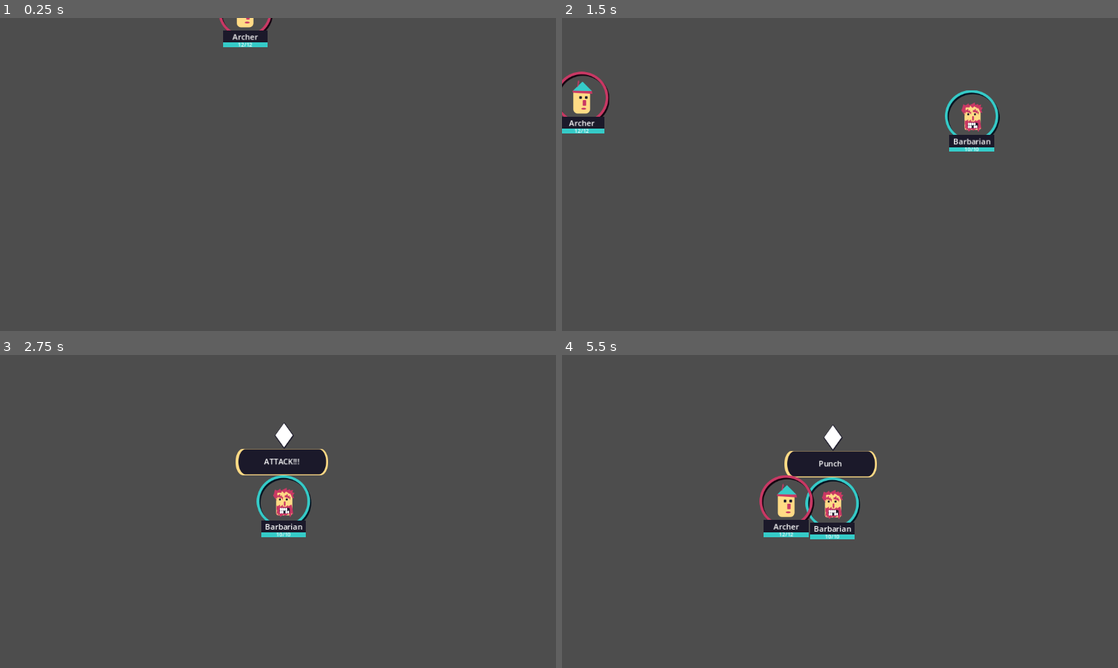
Above: before the commit, frames 1-4 (two rows, left to right).
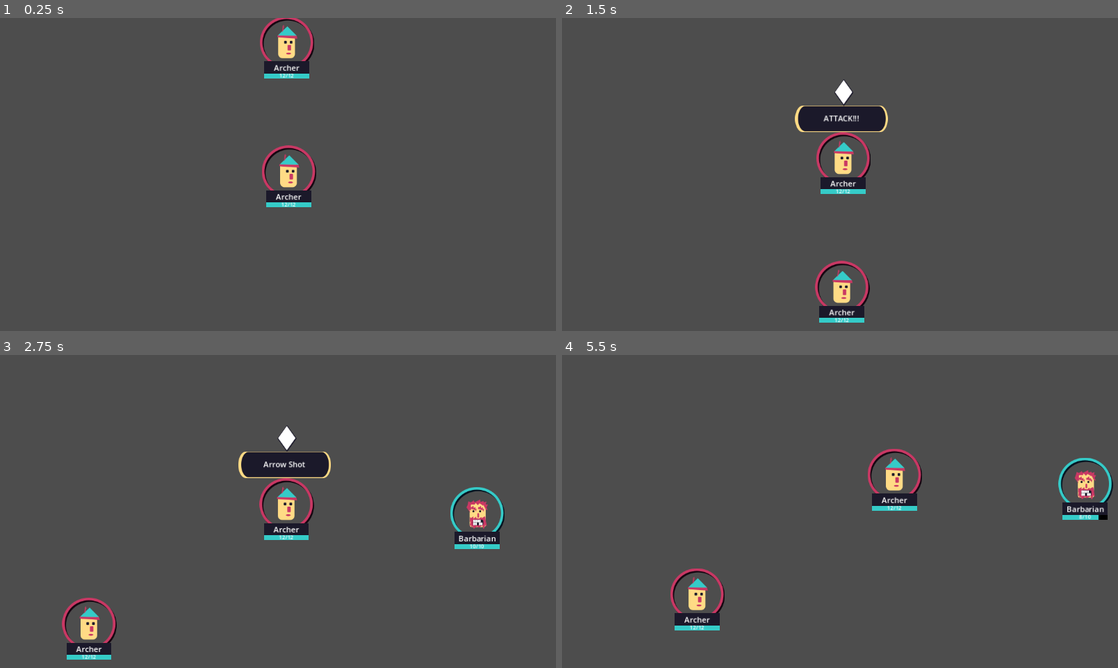
Above: after the commit, the same moments.

Repository: mathew-tran/mercmanager
Game: Godot game, scene res://Scenes/Main.tscn
The game is run twice, just before and just after one commit, with the same random seed, the same clock (stepped at 60 frames per second) and the same inputs.
Inputs:
- Up to frame 1 (0.25 s): no input
- Up to frame 2 (1.5 s): no input
- Up to frame 3 (2.75 s): no input
- Up to frame 4 (5.5 s): no input

The runs differ from the first frame. In frame 1, 2.5% of the frame differs, in the area x 39-57%, y 0-61%; in frame 2, 5.3%; in frame 3, 3.8%; in frame 4, 6.3%, in the area x 19-100%, y 22-88%.

Commit message:
show attack with effects

Diff:
--- a/Art/MercManagerExample.svg
+++ b/Art/MercManagerExample.svg
@@ -24,15 +24,15 @@
      inkscape:pagecheckerboard="0"
      inkscape:deskcolor="#d1d1d1"
      inkscape:document-units="mm"
-     inkscape:zoom="5.7370931"
-     inkscape:cx="534.24268"
-     inkscape:cy="-29.544579"
+     inkscape:zoom="2.8685466"
+     inkscape:cx="1322.9696"
+     inkscape:cy="-185.63408"
      inkscape:window-width="1920"
      inkscape:window-height="1001"
      inkscape:window-x="-7"
      inkscape:window-y="-7"
      inkscape:window-maximized="1"
-     inkscape:current-layer="layer1" /><defs
+     inkscape:current-layer="g29" /><defs
      id="defs1"><rect
        x="-65.887025"
        y="1010.9649"
@@ -42,6 +42,60 @@
      inkscape:label="Layer 1"
      inkscape:groupmode="layer"
      id="layer1"><rect
+       style="fill:#000000;fill-opacity:0;stroke:#ffffff;stroke-width:0.2;stroke-linecap:round;stroke-dasharray:none;stroke-opacity:0"
+       id="rect34"
+       width="29.515528"
+       height="29.515528"
+       x="327.67072"
+       y="-56.186089"
+       ry="0.45076281"
+       inkscape:export-filename="Projectiles\Punch.png"
+       inkscape:export-xdpi="96"
+       inkscape:export-ydpi="96" /><g
+       id="g29"
+       transform="translate(13.12279,1.0122132)"
+       style="stroke:#1b192a;stroke-opacity:1"><ellipse
+         style="fill:#1b192a;fill-opacity:1;stroke:#1b192a;stroke-width:0;stroke-linecap:round;stroke-opacity:1"
+         id="path37"
+         cx="328.35599"
+         cy="-42.623207"
+         rx="6.04146"
+         ry="5.6725154" /><rect
+         style="fill:#ffdb85;fill-opacity:1;stroke:#1b192a;stroke-width:0;stroke-linecap:round;stroke-opacity:1"
+         id="rect25"
+         width="5.7198806"
+         height="4.2899103"
+         x="325.50095"
+         y="-43.145214"
+         ry="0.17268707" /><rect
+         style="fill:#ffdb85;fill-opacity:1;stroke:#1b192a;stroke-width:0;stroke-linecap:round;stroke-opacity:1"
+         id="rect26"
+         width="1.5831811"
+         height="2.7577996"
+         x="325.51544"
+         y="-46.025772"
+         ry="0.24258421" /><rect
+         style="fill:#ffdb85;fill-opacity:1;stroke:#1b192a;stroke-width:0;stroke-linecap:round;stroke-opacity:1"
+         id="rect27"
+         width="1.5831811"
+         height="2.7577996"
+         x="327.45615"
+         y="-46.025772"
+         ry="0.24258421" /><rect
+         style="fill:#ffdb85;fill-opacity:1;stroke:#1b192a;stroke-width:0;stroke-linecap:round;stroke-opacity:1"
+         id="rect28"
+         width="1.5831811"
+         height="2.7577996"
+         x="329.49893"
+         y="-46.025772"
+         ry="0.24258421" /><rect
+         style="fill:#ffdb85;fill-opacity:1;stroke:#1b192a;stroke-width:0;stroke-linecap:round;stroke-opacity:1"
+         id="rect29"
+         width="1.5831811"
+         height="2.0261192"
+         x="331.52725"
+         y="-42.604794"
+         ry="0.17822343" /></g><rect
        style="fill:#1b192a;fill-opacity:1;stroke:#ffffff;stroke-width:0;stroke-linecap:round;stroke-opacity:1"
        id="rect12"
        width="8.8805456"
@@ -2660,4 +2714,44 @@
        height="7.979352"
        x="138.35907"
        y="123.31306"
-       transform="matrix(0.554367,-0.83227233,0.554367,0.83227233,0,0)" /></g></svg>
+       transform="matrix(0.554367,-0.83227233,0.554367,0.83227233,0,0)" /><g
+       id="g24"
+       transform="translate(-22.017502,9.8089934)"
+       inkscape:export-filename="Projectiles\Arrow.png"
+       inkscape:export-xdpi="96"
+       inkscape:export-ydpi="96"><rect
+         style="fill:#ffdb85;fill-opacity:1;stroke:#ffffff;stroke-width:0;stroke-linecap:round;stroke-opacity:0"
+         id="rect13"
+         width="9.4389439"
+         height="0.86937636"
+         x="319.45618"
+         y="-50.699463"
+         ry="0.049161162" /><path
+         id="rect14"
+         style="fill:#ffffff;fill-opacity:1;stroke:#ffffff;stroke-width:0;stroke-linecap:round;stroke-opacity:0"
+         d="m 328.66269,-51.807381 v 2.901909 l 1.33013,-1.330128 c 0.0669,-0.06688 0.0669,-0.174571 0,-0.241454 z" /><path
+         style="fill:#c93864;fill-opacity:1;stroke:#ffffff;stroke-width:0;stroke-linecap:round;stroke-opacity:0"
+         d="m 320.16601,-49.928266 -0.37324,0.02195 -0.54888,0.834293 0.59279,0.04391 z"
+         id="path15" /><path
+         style="fill:#c93864;fill-opacity:1;stroke:#ffffff;stroke-width:0;stroke-linecap:round;stroke-opacity:0"
+         d="m 320.91248,-49.928266 -0.37324,0.02195 -0.54888,0.834293 0.59279,0.04391 z"
+         id="path16" /><path
+         style="fill:#c93864;fill-opacity:1;stroke:#ffffff;stroke-width:0;stroke-linecap:round;stroke-opacity:0"
+         d="m 321.57113,-49.928266 -0.37324,0.02195 -0.54888,0.834293 0.59279,0.04391 z"
+         id="path17" /><path
+         style="fill:#c93864;fill-opacity:1;stroke:#ffffff;stroke-width:0;stroke-linecap:round;stroke-opacity:0"
+         d="m 320.16601,-50.696694 -0.37324,-0.02196 -0.54888,-0.834293 0.59279,-0.04391 z"
+         id="path18" /><path
+         style="fill:#c93864;fill-opacity:1;stroke:#ffffff;stroke-width:0;stroke-linecap:round;stroke-opacity:0"
+         d="m 320.91248,-50.696694 -0.37324,-0.02196 -0.54888,-0.834293 0.59279,-0.04391 z"
+         id="path23" /><path
+         style="fill:#c93864;fill-opacity:1;stroke:#ffffff;stroke-width:0;stroke-linecap:round;stroke-opacity:0"
+         d="m 321.57113,-50.696694 -0.37324,-0.02196 -0.54888,-0.834293 0.59279,-0.04391 z"
+         id="path24" /></g><rect
+       style="fill:#75ff9e;fill-opacity:0;stroke:#ffffff;stroke-width:0;stroke-linecap:round;stroke-opacity:0"
+       id="rect24"
+       width="29.633333"
+       height="29.633333"
+       x="287.8089"
+       y="-55.364075"
+       ry="0.34841171" /></g></svg>
--- /dev/null
+++ b/Prefabs/UI/Projectile.tscn
@@ -0,0 +1,8 @@
+[gd_scene load_steps=3 format=3 uid="uid://cruu5dqpy7re6"]
+
+[ext_resource type="Texture2D" uid="uid://6x1qee77mdlf" path="res://Art/Projectiles/Arrow.png" id="1_rypap"]
+[ext_resource type="Script" path="res://Scripts/Game/Projectile/Projectile.gd" id="2_32kgc"]
+
+[node name="Node2D" type="Sprite2D"]
+texture = ExtResource("1_rypap")
+script = ExtResource("2_32kgc")
--- a/Scenes/Main.tscn
+++ b/Scenes/Main.tscn
@@ -14,15 +14,24 @@
 
 [node name="Characters" type="Node2D" parent="BattleSystem"]
 
-[node name="Character" parent="BattleSystem/Characters" instance=ExtResource("1_x8yeu")]
-position = Vector2(835, -319)
-CharacterData = ExtResource("3_h4s07")
-
 [node name="Character7" parent="BattleSystem/Characters" instance=ExtResource("1_x8yeu")]
 position = Vector2(27, -357)
 CharacterData = ExtResource("2_y2y76")
 Team = 1
 
+[node name="Character8" parent="BattleSystem/Characters" instance=ExtResource("1_x8yeu")]
+position = Vector2(31, -90)
+CharacterData = ExtResource("2_y2y76")
+Team = 1
+
+[node name="Character" parent="BattleSystem/Characters" instance=ExtResource("1_x8yeu")]
+position = Vector2(835, -319)
+CharacterData = ExtResource("3_h4s07")
+
+[node name="Character2" parent="BattleSystem/Characters" instance=ExtResource("1_x8yeu")]
+position = Vector2(1141, 246)
+CharacterData = ExtResource("2_y2y76")
+
 [node name="Camera2D" type="Camera2D" parent="." groups=["FollowCamera"]]
 script = ExtResource("5_gxreo")
 
--- a/Scripts/Data/DataType/AttackMove.gd
+++ b/Scripts/Data/DataType/AttackMove.gd
@@ -3,3 +3,23 @@
 class_name AttackMove
 
 @export var BaseDamage = 1
+@export var HitAmount = 1
+
+func Execute(owner : Character, targets : Array[Character]):
+	for x in range(0, HitAmount):
+		for target in targets:
+			if HasMoveSucceeded():
+				await owner.get_tree().create_timer(.1).timeout
+				await owner.Speak("")
+				if is_instance_valid(Effect):
+					await Effect.PlayEffect(owner, target)
+				target.GetHealthComponent().TakeDamage(CalculateDamage(owner))
+				await target.get_tree().create_timer(.2).timeout
+			else:
+				await target.get_tree().create_timer(.2).timeout
+
+
+func CalculateDamage(owner: Character):
+	var damage = BaseDamage
+	damage += owner.CharacterData.StatValues.Damage
+	return damage
--- a/Scripts/Data/DataType/Move.gd
+++ b/Scripts/Data/DataType/Move.gd
@@ -7,12 +7,20 @@
 @export var MoveDescription = "MoveDecription"
 @export var MoveRange = 100
 @export var TimeToActive = .2
+@export var Effect : MoveEffect
+
+var Targets : Array[Character]
 
 signal MoveCompleted
+
+func AttemptToDoMove(owner : Character, targets : Array[Character]):
+	owner.Speak(Name)
+	await owner.get_tree().create_timer(1.2).timeout
+	await Execute(owner, targets)
 
 func HasMoveSucceeded():
 	var result = randf_range(0, 100)
 	return result <= PercentChance
 
-func Execute():
+func Execute(owner : Character, targets : Array[Character]):
 	pass
--- a/Scripts/Data/DataType/Move/AttackMove_ArrowShot.tres
+++ b/Scripts/Data/DataType/Move/AttackMove_ArrowShot.tres
@@ -1,12 +1,22 @@
-[gd_resource type="Resource" script_class="AttackMove" load_steps=2 format=3 uid="uid://dlpbobggkisw3"]
+[gd_resource type="Resource" script_class="AttackMove" load_steps=5 format=3 uid="uid://dlpbobggkisw3"]
 
+[ext_resource type="Texture2D" uid="uid://6x1qee77mdlf" path="res://Art/Projectiles/Arrow.png" id="1_7jcde"]
 [ext_resource type="Script" path="res://Scripts/Data/DataType/AttackMove.gd" id="1_pj41w"]
+[ext_resource type="Script" path="res://Scripts/Data/DataType/MoveEffect.gd" id="2_jdxjc"]
+
+[sub_resource type="Resource" id="Resource_dh360"]
+script = ExtResource("2_jdxjc")
+MoveImage = ExtResource("1_7jcde")
+Duration = 0.1
+SpawnType = 0
 
 [resource]
 script = ExtResource("1_pj41w")
-BaseDamage = 2
+BaseDamage = 1
+HitAmount = 3
 Name = "Arrow Shot"
 PercentChance = 60
 MoveDescription = "Shoots an arrow from a distance"
 MoveRange = 400
 TimeToActive = 0.5
+Effect = SubResource("Resource_dh360")
--- a/Scripts/Data/DataType/Move/AttackMove_Punch.tres
+++ b/Scripts/Data/DataType/Move/AttackMove_Punch.tres
@@ -1,12 +1,22 @@
-[gd_resource type="Resource" script_class="AttackMove" load_steps=2 format=3 uid="uid://n4wrttcj1v2m"]
+[gd_resource type="Resource" script_class="AttackMove" load_steps=5 format=3 uid="uid://n4wrttcj1v2m"]
 
+[ext_resource type="Texture2D" uid="uid://b0vrxq3mwb124" path="res://Art/Projectiles/Punch.png" id="1_jk2i4"]
 [ext_resource type="Script" path="res://Scripts/Data/DataType/AttackMove.gd" id="1_oft7b"]
+[ext_resource type="Script" path="res://Scripts/Data/DataType/MoveEffect.gd" id="2_qicx7"]
+
+[sub_resource type="Resource" id="Resource_qr27u"]
+script = ExtResource("2_qicx7")
+MoveImage = ExtResource("1_jk2i4")
+Duration = 0.3
+SpawnType = 1
 
 [resource]
 script = ExtResource("1_oft7b")
 BaseDamage = 2
+HitAmount = 2
 Name = "Punch"
 PercentChance = 80
 MoveDescription = "Punches the enemy"
 MoveRange = 100
 TimeToActive = 0.2
+Effect = SubResource("Resource_qr27u")
--- /dev/null
+++ b/Scripts/Data/DataType/MoveEffect.gd
@@ -0,0 +1,22 @@
+extends Resource
+
+class_name MoveEffect
+
+enum SPAWN_TYPE {
+	ON_OWNER,
+	ON_TARGET
+}
+@export var MoveImage : Texture2D
+@export var Duration : float
+@export var SpawnType : SPAWN_TYPE
+
+func PlayEffect(owner : Character, target : Character):
+	var instance = load("res://Prefabs/UI/Projectile.tscn").instantiate()
+	if SpawnType == SPAWN_TYPE.ON_OWNER:
+		instance.global_position = owner.global_position
+	else:
+		instance.global_position = target.global_position
+
+	instance.Setup(target.global_position, Duration, MoveImage)
+	Helper.GetEffectsGroup().add_child(instance)
+	await instance.Complete
--- a/Scripts/Data/Units/Archer.tres
+++ b/Scripts/Data/Units/Archer.tres
@@ -13,7 +13,7 @@
 [sub_resource type="Resource" id="Resource_l7xi7"]
 script = ExtResource("2_8n3i5")
 HP = 12
-Damage = 4
+Damage = 1
 Defense = 1
 Speed = 100
 Crit = 4
--- a/Scripts/Data/Units/Barbarian.tres
+++ b/Scripts/Data/Units/Barbarian.tres
@@ -13,7 +13,7 @@
 [sub_resource type="Resource" id="Resource_xmchx"]
 script = ExtResource("2_fikl4")
 HP = 10
-Damage = 4
+Damage = 1
 Defense = 0
 Speed = 3
 Crit = 1
--- a/Scripts/Game/AIController.gd
+++ b/Scripts/Game/AIController.gd
@@ -54,22 +54,13 @@
 			MoveToPosition(CharRef, nearestEnemy.global_position, delta)
 		else:
 			bIsRunning = false
-			CharRef.Speak(MoveToUse.Name)
-			await get_tree().create_timer(1.2).timeout
-			if MoveToUse.HasMoveSucceeded() == false:
-				CharRef.Speak("MISSED!")
-				await get_tree().create_timer(1.0).timeout
-			else:
-				nearestEnemy.GetHealthComponent().TakeDamage(CalculateDamage())
-				await nearestEnemy.CompletedTakingDamage
+			await MoveToUse.AttemptToDoMove(CharRef, [nearestEnemy])
 			ActionComplete.emit()
 	else:
 		ActionComplete.emit()
 
-func CalculateDamage():
-	var damage = (MoveToUse as AttackMove).BaseDamage
-	damage += CharRef.CharacterData.StatValues.Damage
-	return damage
+
+
 func RunAwayAI(delta):
 	var nearestEnemy = Helper.GetClosestEnemy(CharRef)
 	if is_instance_valid(nearestEnemy):
--- a/Scripts/Game/Character.gd
+++ b/Scripts/Game/Character.gd
@@ -20,6 +20,7 @@
 	$CharacterUI.Setup(self)
 	$AIController.CharRef = self
 	$HPComponent.TakenDamage.connect(OnTakenDamage)
+	show_behind_parent = true
 
 
 func OnTakenDamage():
@@ -39,6 +40,7 @@
 
 func RunInput():
 	$ActiveSymbol.visible = true
+	show_behind_parent = false
 	print(name + "(" + CharacterData.Name + " is running)")
 	await get_tree().create_timer(.1).timeout
 	$AIController.Decide()
@@ -52,3 +54,4 @@
 	await get_tree().create_timer(.1).timeout
 	await Speak("")
 	$ActiveSymbol.visible = false
+	show_behind_parent = true
--- /dev/null
+++ b/Scripts/Game/Projectile/Projectile.gd
@@ -0,0 +1,19 @@
+extends Sprite2D
+
+var TargetPosition
+var Duration = .5
+
+signal Complete
+func Setup(targetPosition, duration, objectTexture):
+	TargetPosition = targetPosition
+	Duration = duration
+	texture = objectTexture
+
+func _ready():
+	var tween = get_tree().create_tween()
+	tween.tween_property(self, "global_position", TargetPosition, Duration)
+	rotation = (TargetPosition - global_position).angle()
+	print(rotation_degrees)
+	await tween.finished
+	Complete.emit()
+	queue_free()
--- a/Scripts/Game/UI/CharacterUI.gd
+++ b/Scripts/Game/UI/CharacterUI.gd
@@ -21,6 +21,9 @@
 
 func OnDeath():
 	$Face.rotation_degrees = 90
+	modulate = "737373"
+	CharacterRef.z_as_relative = false
+	CharacterRef.z_index = -100
 
 func Tell(message):
 	if message != "":
Binary file added: Art/Projectiles/Arrow.png
Not shown, added: Art/Projectiles/Arrow.png.import
Binary file added: Art/Projectiles/Punch.png
Not shown, added: Art/Projectiles/Punch.png.import
Not shown: 2 places in Scripts/Data/Units/Barbarian.tres that only renumber resources
